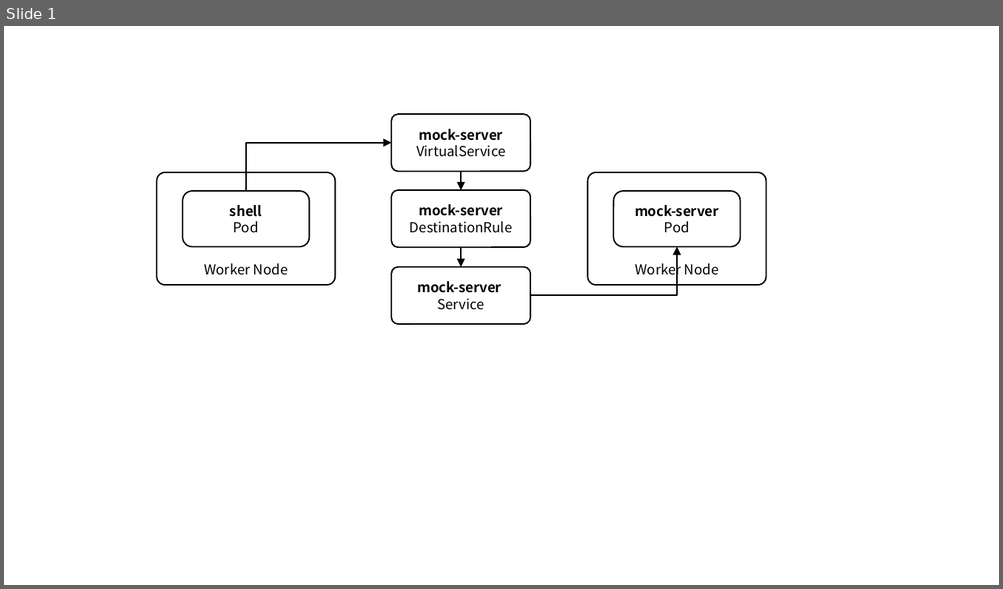
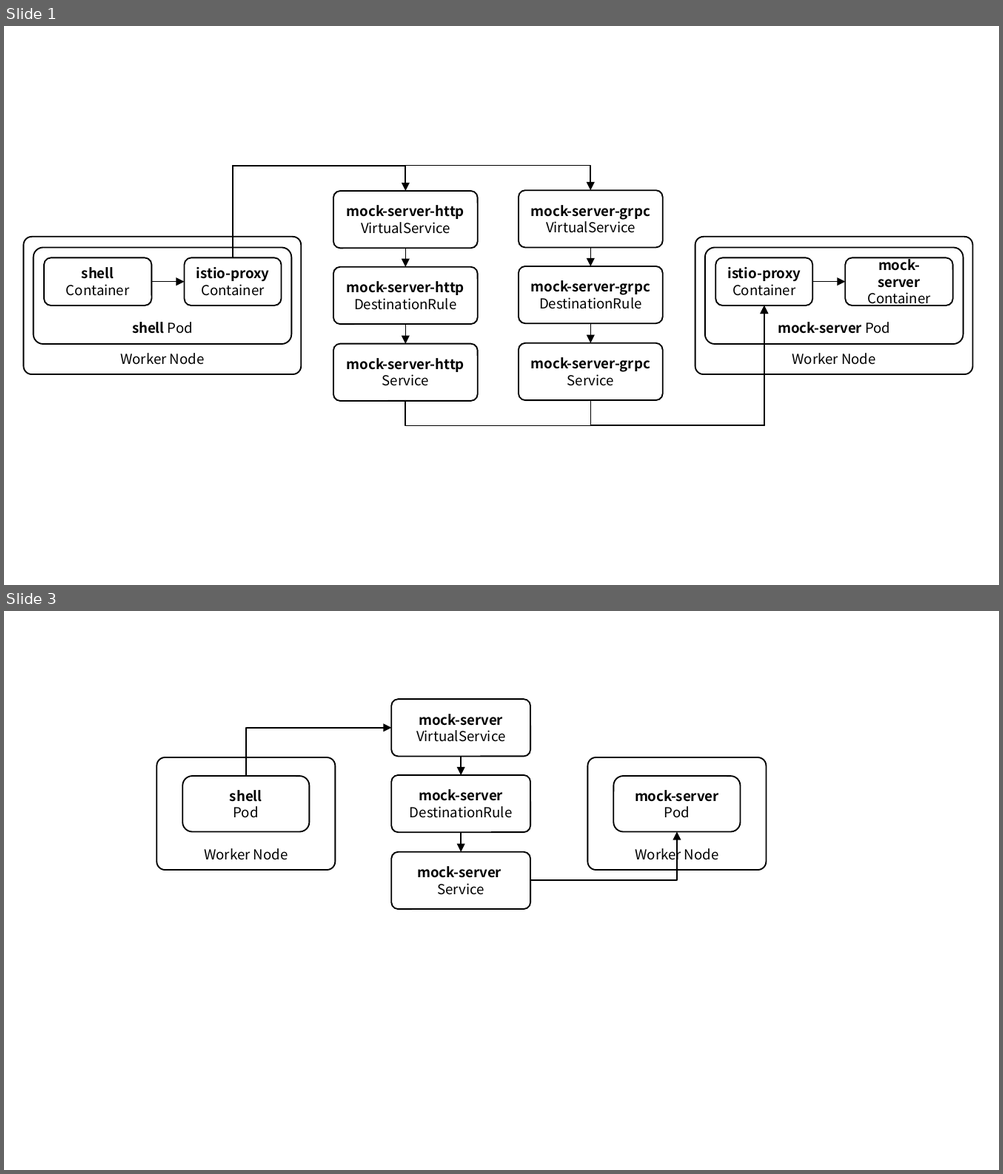
Before and after one commit to ssup2/blog-software, a slide deck: content/docs/theory-analysis/istio-sidecar-proxy-access-log/images/images.pptx. Shown one above the other, each under a label of ours: slide 1 before the commit, slides 1 and 3 after it; the slides between them are not shown. The pictures are 1003x589 and 1003x1174 pixels, drawn with LibreOffice and Linux fonts; fonts in the diff are those of the drawing. Boxes give left, top, right and bottom in pixels: in the first picture for what was removed or moved away, otherwise in the second. Text is boxed around its words. In the diff, an @@ line names an element or a change of style, - is before the commit and + after.

```diff
--- a/content/docs/theory-analysis/istio-sidecar-proxy-access-log/images/images.pptx
+++ b/content/docs/theory-analysis/istio-sidecar-proxy-access-log/images/images.pptx
@@ slide 1 added at box(4, 26, 999, 585), background #FFFFFF @@
@@ elbow arrow added from (233, 258) to (406, 191), #000000 1 pt @@
@@ elbow arrow added from (233, 258) to (591, 190), #000000 1 pt @@
@@ rounded rectangle added at box(333, 191, 478, 249), fill #FFFFFF, outline #000000 1 pt, 10 pt, text #000000, bold @@
+mock-server-http
+VirtualService
@@ rounded rectangle added at box(518, 190, 663, 248), fill #FFFFFF, outline #000000 1 pt, 10 pt, text #000000, bold @@
+mock-server-grpc
+VirtualService
@@ rounded rectangle added at box(24, 237, 301, 375), fill #FFFFFF, outline #000000 1 pt, 10 pt, text #000000 @@
+Worker Node
@@ rounded rectangle added at box(695, 237, 973, 375), fill #FFFFFF, outline #000000 1 pt, 10 pt, text #000000 @@
+Worker Node
@@ rounded rectangle added at box(34, 248, 291, 344), fill #FFFFFF, outline #000000 1 pt, 10 pt, text #000000, bold @@
+shell Pod
@@ rounded rectangle added at box(44, 258, 151, 306), fill #FFFFFF, outline #000000 1 pt, 10 pt, text #000000 @@
+shell
+Container
@@ rounded rectangle added at box(184, 258, 281, 306), fill #FFFFFF, outline #000000 1 pt, 10 pt, text #000000, bold @@
+istio-proxy
+Container
@@ rounded rectangle added at box(333, 266, 478, 324), fill #FFFFFF, outline #000000 1 pt, 10 pt, text #000000, bold @@
+mock-server-http
+DestinationRule
@@ arrow added from (406, 248) to (406, 266), #000000 0.75 pt @@
@@ rounded rectangle added at box(518, 266, 663, 324), fill #FFFFFF, outline #000000 1 pt, 10 pt, text #000000, bold @@
+mock-server-grpc
+DestinationRule
@@ arrow added from (591, 248) to (591, 266), #000000 0.75 pt @@
@@ rounded rectangle added at box(706, 248, 963, 344), fill #FFFFFF, outline #000000 1 pt, 10 pt, text #000000, bold @@
+mock-server Pod
@@ rounded rectangle added at box(715, 258, 811, 306), fill #FFFFFF, outline #000000 1 pt, 10 pt, text #000000, bold @@
+istio-proxy
+Container
@@ rounded rectangle added at box(845, 258, 953, 306), fill #FFFFFF, outline #000000 1 pt, 10 pt, text #000000, bold @@
+mock-server
+Container
@@ arrow added from (151, 281) to (184, 281), #000000 0.75 pt @@
@@ arrow added from (813, 281) to (845, 281), #000000 0.75 pt @@
@@ elbow arrow added from (406, 401) to (764, 306), #000000 1 pt @@
@@ elbow arrow added from (591, 401) to (764, 306), #000000 1 pt @@
@@ arrow added from (406, 324) to (406, 344), #000000 0.75 pt @@
@@ arrow added from (591, 323) to (591, 343), #000000 0.75 pt @@
@@ rounded rectangle added at box(333, 344, 478, 402), fill #FFFFFF, outline #000000 1 pt, 10 pt, text #000000, bold @@
+mock-server-http
+Service
@@ rounded rectangle added at box(518, 343, 663, 401), fill #FFFFFF, outline #000000 1 pt, 10 pt, text #000000, bold @@
+mock-server-grpc
+Service
@@ what was slide 1 is now slide 3 @@
```
Also in this commit, not shown: 1 other slide added, 7 slides removed, 1 other file.
